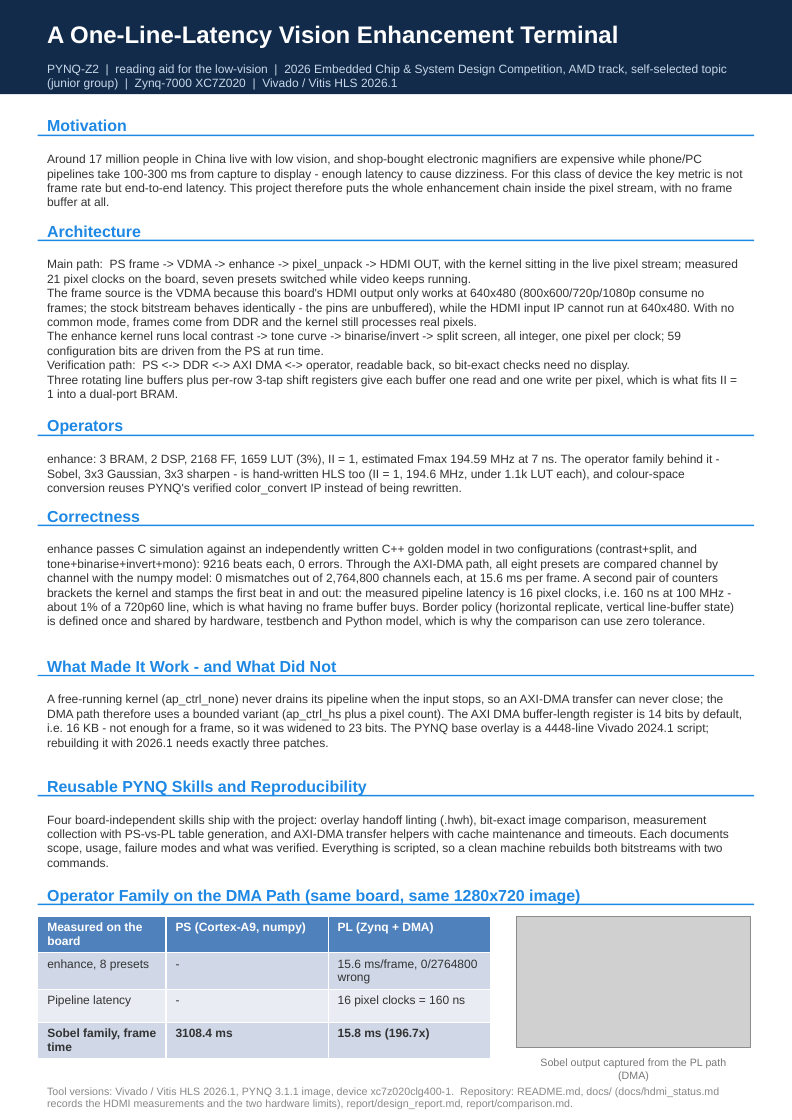
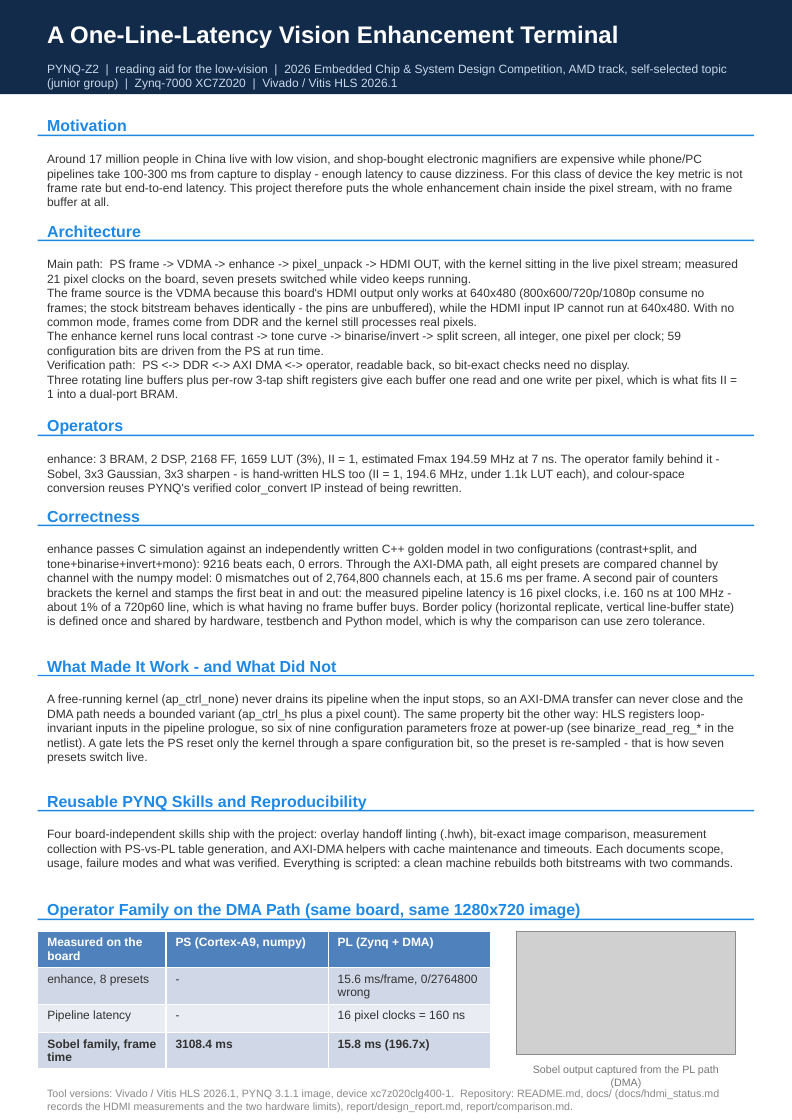
Before and after one commit to yileina459-coder/pynq_lowlight-enhance, a slide deck: slide 1 of report/poster/poster.pptx. Drawn at 792x1120 pixels with LibreOffice and Linux fonts; fonts in the diff are those of the drawing; grey boxes stand for pictures. Boxes give left, top, right and bottom in pixels: in the first picture for what was removed or moved away, otherwise in the second. Text is boxed around its words. In the diff, an @@ line names an element or a change of style, - is before the commit and + after.

Commit message:
docs(poster): add the HLS prologue-latch lesson and fix the layout reservation
The 'what made it work' section now records the second half of the free-running story:
HLS registers loop-invariant configuration inputs in the pipeline prologue, so six of
nine parameters froze at power-up (binarize_read_reg_* in the netlist), and a small gate
that lets the PS reset only the kernel is what makes live preset switching possible.

While fitting that text, two layout bugs surfaced:
- the results block still reserved height for the old 6.2 cm figure after it shrank to
  5.8 cm, which pushed the footer 0.19 cm off the page
- the generator warned when the reserved block left less than 0.5 cm, even when every
  shape was inside the sheet; it now warns only when the block itself leaves the page,
  and tools/check_poster.py remains the authority on actual shape bounds

Poster: content ends at 29.20 cm of 29.70, all shapes inside, PDF regenerated (A4).

```diff
--- a/report/poster/poster.pptx
+++ b/report/poster/poster.pptx
@@ text at [47, 694, 744, 764]: text changed @@
-A free-running kernel (ap_ctrl_none) never drains its pipeline when the input stops, so an AXI-DMA transfer can never close; the DMA path therefore uses a bounded variant (ap_ctrl_hs plus a pixel count). The AXI DMA buffer-length register is 14 bits by default, i.e. 16 KB - not enough for a frame, so it was widened to 23 bits. The PYNQ base overlay is a 4448-line Vivado 2024.1 script; rebuilding it with 2026.1 needs exactly three patches.
+A free-running kernel (ap_ctrl_none) never drains its pipeline when the input stops, so an AXI-DMA transfer can never close and the DMA path needs a bounded variant (ap_ctrl_hs plus a pixel count). The same property bit the other way: HLS registers loop-invariant inputs in the pipeline prologue, so six of nine configuration parameters froze at power-up (see binarize_read_reg_* in the netlist). A gate lets the PS reset only the kernel through a spare configuration bit, so the preset is re-sampled - that is how seven presets switch live.
@@ text at [47, 829, 733, 870]: text changed @@
-Four board-independent skills ship with the project: overlay handoff linting (.hwh), bit-exact image comparison, measurement collection with PS-vs-PL table generation, and AXI-DMA transfer helpers with cache maintenance and timeouts. Each documents scope, usage, failure modes and what was verified. Everything is scripted, so a clean machine rebuilds both bitstreams with two commands.
+Four board-independent skills ship with the project: overlay handoff linting (.hwh), bit-exact image comparison, measurement collection with PS-vs-PL table generation, and AXI-DMA helpers with cache maintenance and timeouts. Each documents scope, usage, failure modes and what was verified. Everything is scripted: a clean machine rebuilds both bitstreams with two commands.
@@ 2 texts, 2 rectangles: place and size @@
-2 texts, 2 rectangles at [37, 780, 754, 906]
+2 texts, 2 rectangles at [37, 795, 754, 920]
@@ table: place and size @@
-table at [37, 916, 489, 1055]
+table at [37, 931, 489, 1065]
@@ picture: place and size @@
-picture at [516, 916, 750, 1048]
+picture at [516, 931, 735, 1053]
@@ text "Sobel output captured from the ...": place and size @@
-text "Sobel output captured from the ..." at [540, 1058, 727, 1081]
+text "Sobel output captured from the ..." at [533, 1065, 719, 1088]
```
Also in this commit, not shown: 4 other files.
